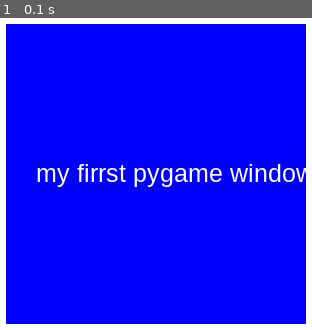
Above: before the commit, frame 1.
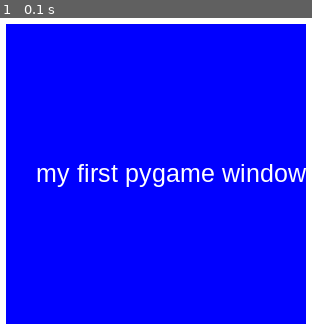
Above: after the commit, the same moment.

Repository: dineshperumal0713/python
Game: pygame game, started from my_first_game_screen.py
Same seed, same stepped clock (60 frames per second), same inputs: the game is played once before the commit and once after it.
Inputs:
- Up to frame 1 (0.1 s): no input

The runs differ from the first frame. In frame 1, 2.0% of the frame differs, in the area x 31-99%, y 46-55%.

Commit message:
colourfull_bounce

Diff:
--- a/my_first_game_screen.py
+++ b/my_first_game_screen.py
@@ -7,7 +7,7 @@
 center_rect.center = (250, 250)
 
 font = pygame.font.SysFont("Arial", 25)
-text_surface = font.render("my firrst pygame window", True, (255, 255, 255))
+text_surface = font.render("my first pygame window", True, (255, 255, 255))
 
 running = True
 while running:
--- a/pygame_rectange - Copy.py
+++ b/pygame_rectange - Copy.py
@@ -7,5 +7,5 @@
         if event.type == pygame.QUIT:
             done = True
 
-    pygame.draw.rect (screen,(0,200,225),pygame.Rect(30, 30, 60, 60))
+    pygame.draw.rect (screen,(100,255,104),pygame.Rect(30, 30, 60, 60))
     pygame.display.flip()
